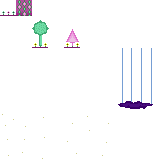
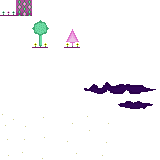
Before/after of a w=160, h=160 layered artwork. What changed in the layer stack:
painted on "tilesheet.png" over [84, 48, 156, 109]
